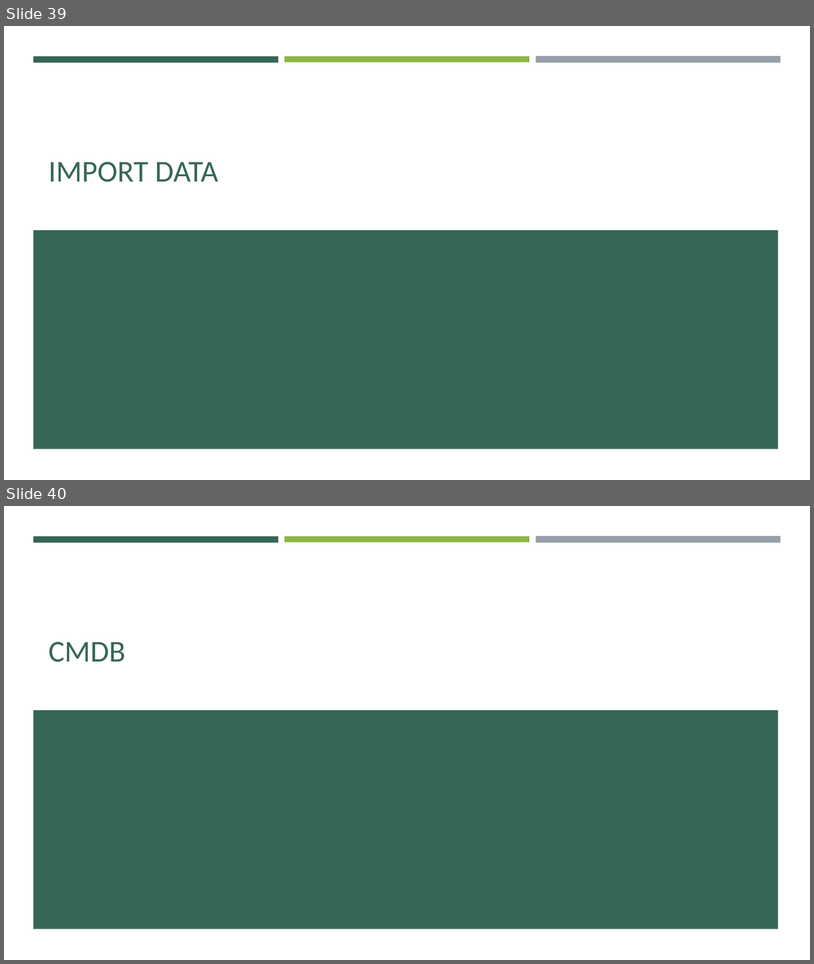
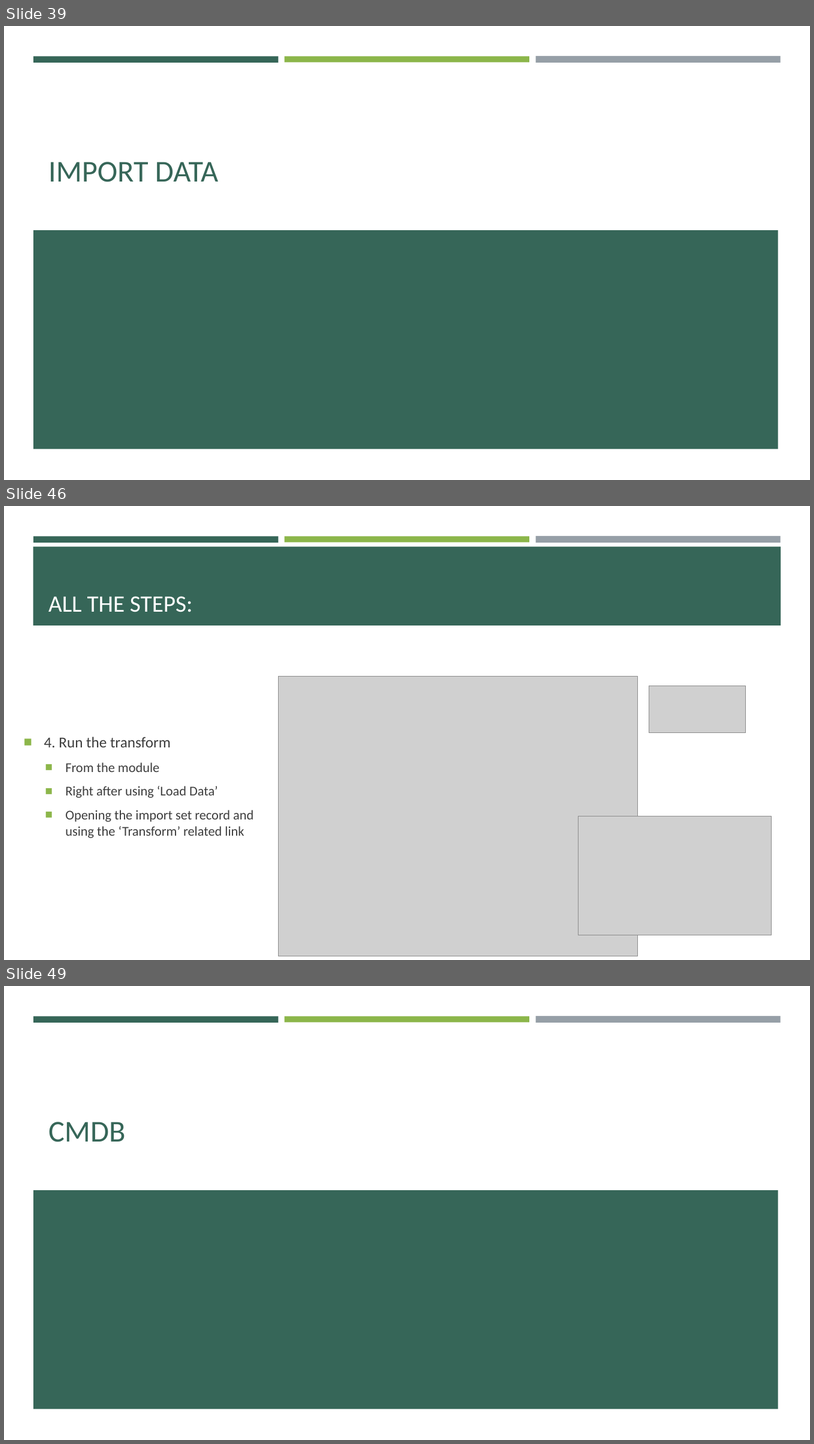
Before and after one commit to e-m-wilson/SNOW, a slide deck: Week_4/Database_Management_&_Platform_Security.pptx. Shown one above the other, each under a label of ours: slides 39 and 40 before the commit, slides 39, 46 and 49 after it; the slides between them are not shown. The pictures are 814x964 and 814x1444 pixels, drawn with LibreOffice and Linux fonts; fonts in the diff are those of the drawing; grey boxes stand for pictures. Boxes give left, top, right and bottom in pixels: in the first picture for what was removed or moved away, otherwise in the second. Text is boxed around its words. In the diff, an @@ line names an element or a change of style, - is before the commit and + after.

```diff
--- a/Week_4/Database_Management_&_Platform_Security.pptx
+++ b/Week_4/Database_Management_&_Platform_Security.pptx
@@ slide 46 added at [4, 506, 810, 960], background #FFFFFF; not listed: 3 template elements that a slide beside it also shows @@
@@ rectangle added at [33, 547, 782, 625], fill #366658 @@
@@ title added at [48, 596, 193, 612], 28 pt, text #FFFFFF @@
+ALL THE STEPS:
@@ picture added at [279, 676, 638, 956] @@
@@ picture added at [650, 685, 746, 733] @@
@@ text added at [44, 736, 254, 838], 16 pt, text #3D3D3D @@
+■ 4. Run the transform
+  ■ From the module
+  ■ Right after using ‘Load Data’
+  ■ Opening the import set record and using the ‘Transform’ related link
@@ picture added at [579, 816, 772, 935] @@
@@ what was slide 40 is now slide 49 @@
```
Also in this commit, not shown: 8 other slides added, 4 other files.
